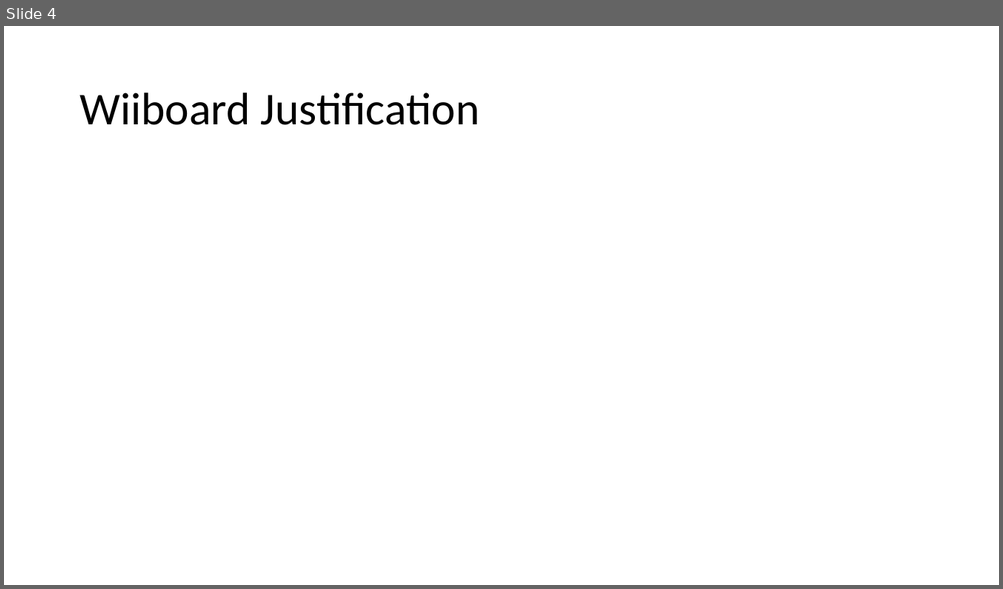
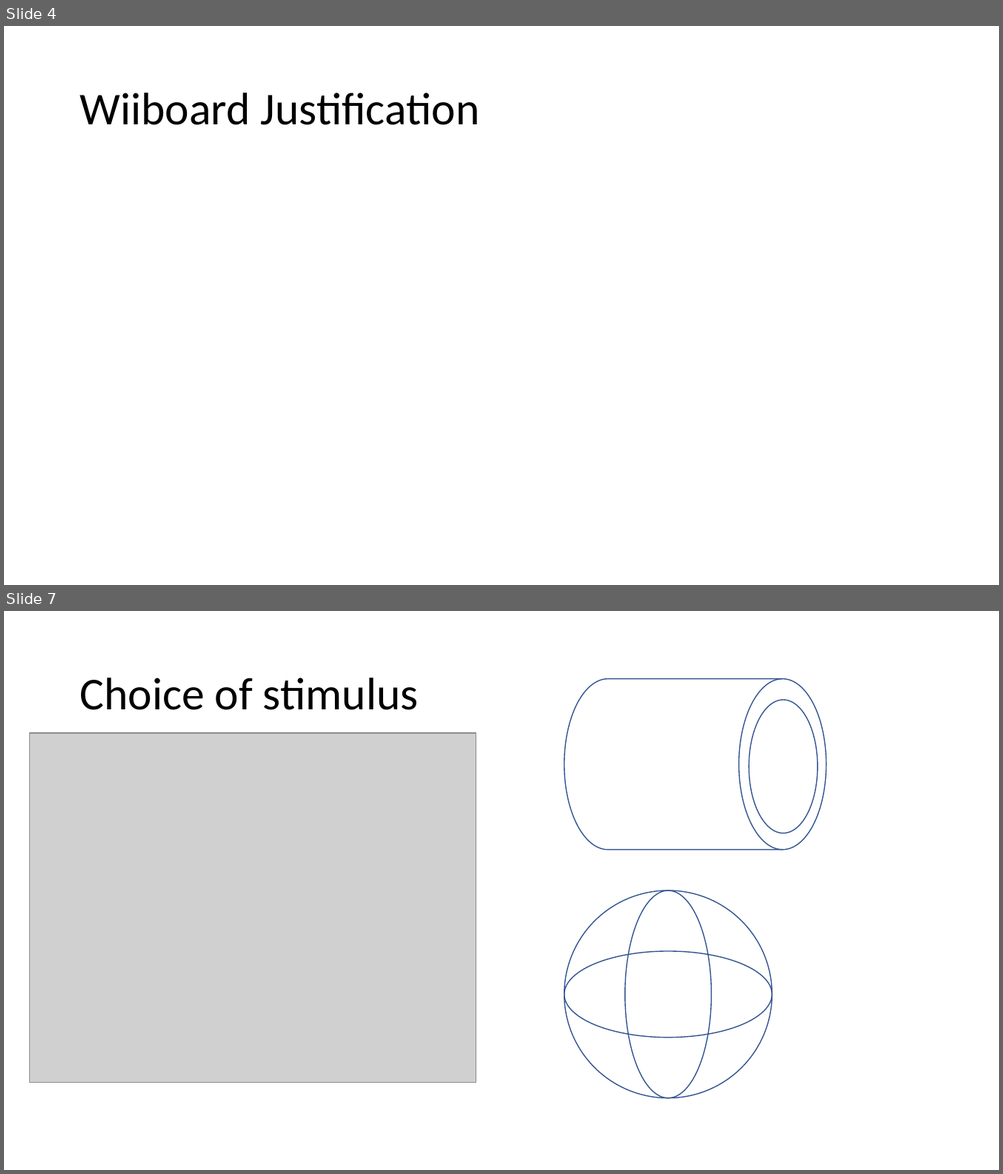
Before and after one commit to colonbrack3t/Final-Year-Project-2022, a slide deck: Final Year Project.pptx. Shown one above the other, each under a label of ours: slide 4 before the commit, slides 4 and 7 after it; the slides between them are not shown. The pictures are 1003x589 and 1003x1174 pixels, drawn with LibreOffice and Linux fonts; fonts in the diff are those of the drawing; grey boxes stand for pictures. Boxes give left, top, right and bottom in pixels: in the first picture for what was removed or moved away, otherwise in the second. Text is boxed around its words. In the diff, an @@ line names an element or a change of style, - is before the commit and + after.

```diff
--- a/Final Year Project.pptx
+++ b/Final Year Project.pptx
@@ slide 7 added at (4,611,999,1170), background #FFFFFF @@
@@ title added at (79,678,418,710), 44 pt, text #000000 @@
+Choice of stimulus
@@ flow chart magnetic drum added at (564,679,826,850), outline #325491 1 pt @@
@@ ellipse added at (749,700,817,834), outline #325491 1 pt @@
@@ picture added at (29,733,475,1083) @@
@@ ellipse added at (564,891,771,1098), outline #325491 1 pt @@
@@ ellipse added at (625,891,711,1098), outline #325491 1 pt @@
@@ ellipse added at (564,951,771,1038), outline #325491 1 pt @@
```
Also in this commit, not shown: 3 slides changed, 4 other slides added, 1 other file.
